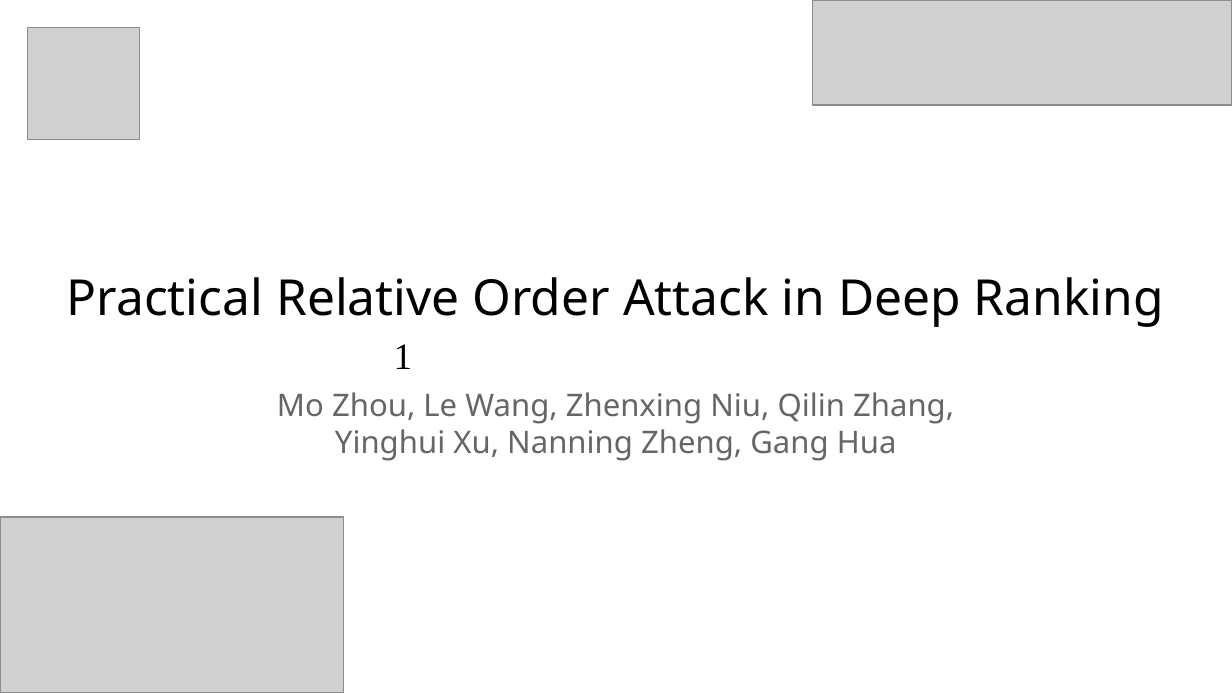
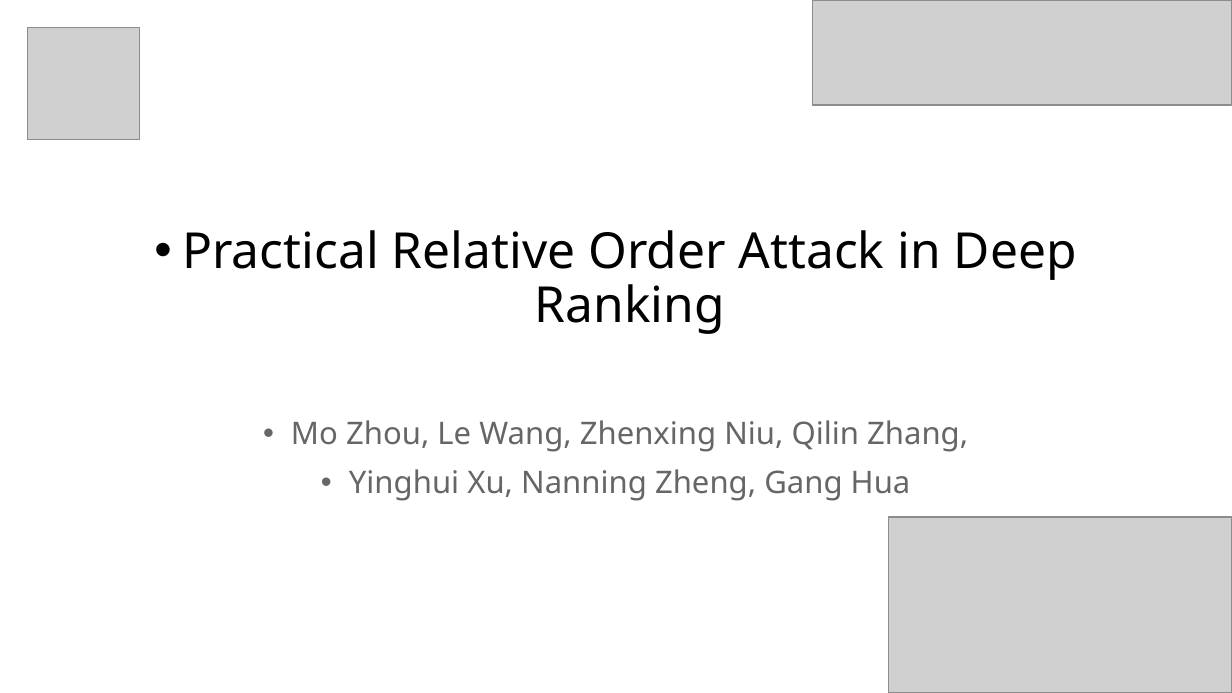
Before and after one commit to cdluminate/advorder, a slide deck: slide 1 of assets/slides.pptx. Drawn at 1232x693 pixels with LibreOffice and Linux fonts; fonts in the diff are those of the drawing; grey boxes stand for pictures; background and template pictures are left out. Boxes give left, top, right and bottom in pixels: in the first picture for what was removed or moved away, otherwise in the second. Text is boxed around its words. In the diff, an @@ line names an element or a change of style, - is before the commit and + after.

```diff
--- a/assets/slides.pptx
+++ b/assets/slides.pptx
@@ subtitle "Practical Relative Order Attack in ..." at [182,230,1077,501]: bullet none to •; line spacing 1 to 0.9; more space between paragraphs @@
@@ page number removed at [394,344,413,369] @@
-1
@@ picture: place and size @@
-picture at [0,518,344,693]
+picture at [889,518,1232,693]
```
Also in this commit, not shown: 1 other slide changed, 14 slides added, 1 slide removed, 2 other files.
